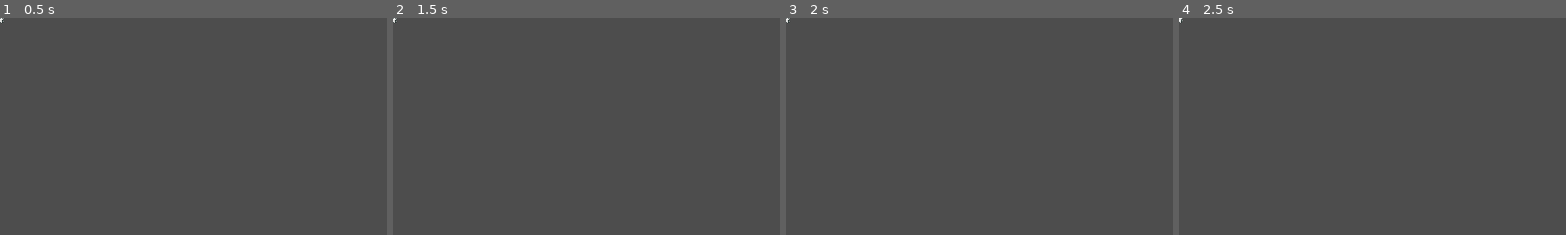
Above: before the commit, frames 1-4 (left to right).
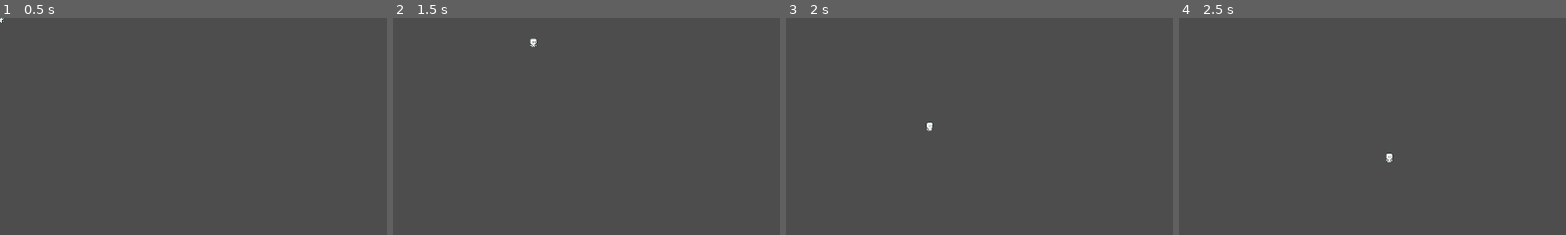
Above: after the commit, the same moments.

Repository: Jrees98/Restaurant_Slasher
Game: Godot game, scene res://Scenes/player.tscn
The game is run twice, just before and just after one commit, with the same random seed, the same clock (stepped at 60 frames per second) and the same inputs. Before the commit the project has no main scene; this scene is started directly in both runs.
Inputs:
- Up to frame 1 (0.5 s): no input
- Up to frame 2 (1.5 s): tap Enter at 0.5 s; hold D (move_right, bound only after the commit) 0.53-1.28 s; tap Space at 1.25 s; hold S (move_down, bound only after the commit) from 1.28 s (still down)
- Up to frame 3 (2 s): keep holding S (move_down, bound only after the commit)
- Up to frame 4 (2.5 s): tap Enter at 2 s; release S (move_down, bound only after the commit) at 2.03 s; hold D (move_right, bound only after the commit) from 2.03 s (still down)
The pictures show only the part of the screen within x 0-50%, y 0-50%; the shares and areas given below are measured in that part.

Frame 1 is identical in both runs. In frame 2, less than 0.1% of the frame differs, in the area x 0-38%, y 0-14%; in frame 3, less than 0.1%; in frame 4, less than 0.1%, in the area x 0-56%, y 0-67%.

Commit message:
add player movement script

Diff:
--- a/Scenes/dungeon.tscn
+++ b/Scenes/dungeon.tscn
@@ -1,3 +1,11 @@
-[gd_scene format=3 uid="uid://cbij0q3302r56"]
+[gd_scene load_steps=2 format=3 uid="uid://cbij0q3302r56"]
+
+[ext_resource type="PackedScene" uid="uid://cvykjjekvaiai" path="res://Scenes/player.tscn" id="1_3bgpq"]
 
 [node name="Dungeon" type="Node2D"]
+
+[node name="CharacterBody2D" parent="." instance=ExtResource("1_3bgpq")]
+
+[node name="Camera2D" type="Camera2D" parent="."]
+position = Vector2(-1, 0)
+zoom = Vector2(4, 4)
--- a/Scenes/player.tscn
+++ b/Scenes/player.tscn
@@ -1,6 +1,7 @@
-[gd_scene load_steps=17 format=3 uid="uid://cvykjjekvaiai"]
+[gd_scene load_steps=18 format=3 uid="uid://cvykjjekvaiai"]
 
 [ext_resource type="Texture2D" uid="uid://dfuiyp8p8p142" path="res://Assets/Base Character - Free/idle.png" id="1_6pbnl"]
+[ext_resource type="Script" path="res://Scripts/player.gd" id="1_wydkl"]
 [ext_resource type="Texture2D" uid="uid://bqjjmgjsxendg" path="res://Assets/Base Character - Free/run.png" id="2_1jxos"]
 
 [sub_resource type="AtlasTexture" id="AtlasTexture_n262i"]
@@ -105,6 +106,7 @@
 height = 9.5645
 
 [node name="CharacterBody2D" type="CharacterBody2D"]
+script = ExtResource("1_wydkl")
 
 [node name="AnimatedSprite2D" type="AnimatedSprite2D" parent="."]
 sprite_frames = SubResource("SpriteFrames_ggp8h")
--- /dev/null
+++ b/Scripts/player.gd
@@ -0,0 +1,27 @@
+extends CharacterBody2D
+
+const ACCELERATION = 2800
+const FRICTION = 500
+const MAX_SPEED = 250
+
+func _physics_process(delta):
+	move(delta)
+
+
+func move(delta):
+	var input_vector = Input.get_vector("move_left", "move_right", "move_up", "move_down")
+	if input_vector == Vector2.ZERO:
+		apply_friction(FRICTION * delta)
+	else:
+		apply_movement(input_vector * ACCELERATION * delta)
+	move_and_slide()
+
+func apply_friction(amount) -> void:
+	if velocity.length() > amount:
+		velocity -= velocity.normalized() * amount
+	else:
+		velocity = Vector2.ZERO
+
+func apply_movement(amount) -> void:
+	velocity += amount
+	velocity = velocity.limit_length(MAX_SPEED)
--- a/project.godot
+++ b/project.godot
@@ -11,8 +11,32 @@
 [application]
 
 config/name="Restaurant Slasher"
+run/main_scene="res://Scenes/player.tscn"
 config/features=PackedStringArray("4.2", "Forward Plus")
 config/icon="res://icon.svg"
+
+[input]
+
+move_left={
+"deadzone": 0.5,
+"events": [Object(InputEventKey,"resource_local_to_scene":false,"resource_name":"","device":-1,"window_id":0,"alt_pressed":false,"shift_pressed":false,"ctrl_pressed":false,"meta_pressed":false,"pressed":false,"keycode":0,"physical_keycode":65,"key_label":0,"unicode":97,"echo":false,"script":null)
+]
+}
+move_right={
+"deadzone": 0.5,
+"events": [Object(InputEventKey,"resource_local_to_scene":false,"resource_name":"","device":-1,"window_id":0,"alt_pressed":false,"shift_pressed":false,"ctrl_pressed":false,"meta_pressed":false,"pressed":false,"keycode":0,"physical_keycode":68,"key_label":0,"unicode":100,"echo":false,"script":null)
+]
+}
+move_up={
+"deadzone": 0.5,
+"events": [Object(InputEventKey,"resource_local_to_scene":false,"resource_name":"","device":-1,"window_id":0,"alt_pressed":false,"shift_pressed":false,"ctrl_pressed":false,"meta_pressed":false,"pressed":false,"keycode":0,"physical_keycode":87,"key_label":0,"unicode":119,"echo":false,"script":null)
+]
+}
+move_down={
+"deadzone": 0.5,
+"events": [Object(InputEventKey,"resource_local_to_scene":false,"resource_name":"","device":-1,"window_id":0,"alt_pressed":false,"shift_pressed":false,"ctrl_pressed":false,"meta_pressed":false,"pressed":false,"keycode":0,"physical_keycode":83,"key_label":0,"unicode":115,"echo":false,"script":null)
+]
+}
 
 [rendering]
 
